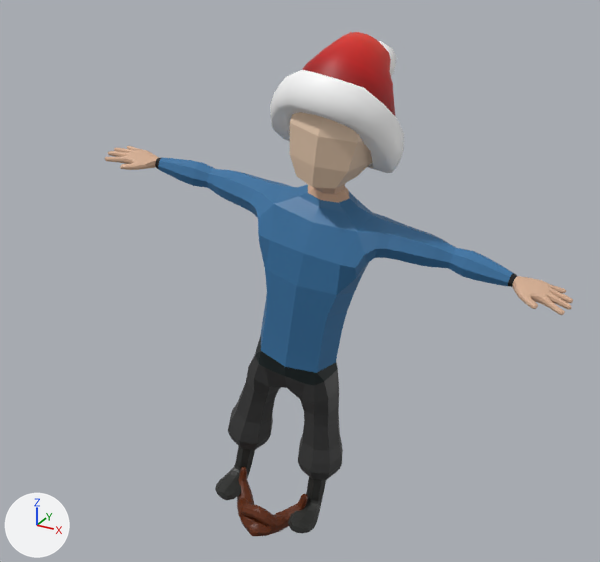
Before and after pictures for a commit that changed the FBX model client/public/Models/NPC_2_1.fbx.
Camera for both pictures: a camera (50 mm lens) standing at (3.39, -5.13, 7.63) and looking at (0.53, 0.06, 5.03). The axes (+X, +Y, +Z) are drawn at lower left. The lights are the same throughout. Where no turn or scale is listed for an object, it has been applied to the vertices.

In view in the first picture: 'Beard', 'Character', 'Gorro_navidad'.
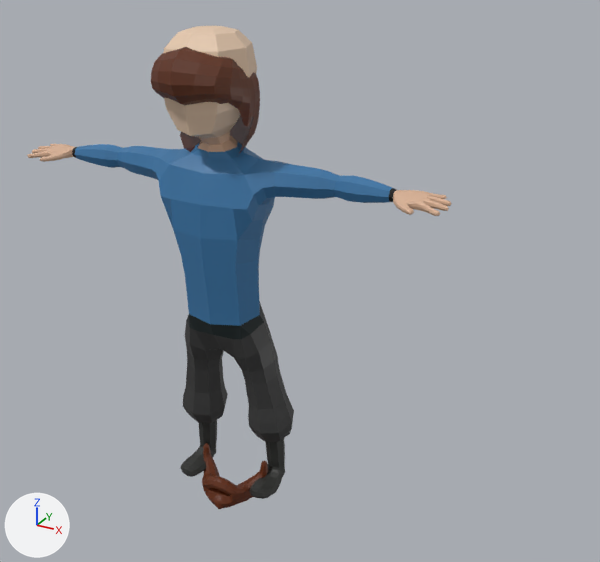
Location of each change, (x1, y1, x2, y2) in pixels of the pictures (600 x 562 px):
'Character', moved, turned
    before: (105, 112, 573, 534)
    after: (27, 26, 451, 499)
'Gorro_navidad', deleted
    before: (270, 32, 404, 173)
'Hair', added (brown)
    after: (151, 47, 260, 154)
'Beard', moved, turned
    before: (237, 467, 308, 536)
    after: (202, 443, 268, 509)

The change, as a list of edits to the scene's bpy script:
```text
Add me_scene_002_1:
    me_scene_002_1.from_pydata(...)  # 243 vertices, 448 faces; spans x -34569120.0..34569120.0, y -51544080.0..37189984.0, z 279579584.0..366591936.0
    me_scene_002_1.materials.append(mat_character)  # picture img_characters_map_png
Change ob_character:
    ob_character.location: (0.323, -0.015, 3.0) -> (-0.018, -0.036, 3.174)
    ob_character.rotation_euler: (-3.089, 0.182, 0.0896) -> (-3.108, -0.0126, 0.0331)  # degrees (-177, 10, 5.1) -> degrees (-178, -0.7, 1.9)
Remove ob_gorro_navidad:
    ob_gorro_navidad = bpy.data.objects.new('Gorro_navidad', me_scene)
    ob_gorro_navidad.location = (0.969, -0.206, 6.374)
Change ob_beard:
    ob_beard.location: (0.323, -0.015, 3.0) -> (-0.018, -0.036, 3.174)
    ob_beard.rotation_euler: (0.0535, 0.182, 0.0896) -> (0.0342, -0.0126, 0.0331)  # degrees (3.1, 10, 5.1) -> degrees (2, -0.7, 1.9)
Add ob_hair:
    ob_hair = bpy.data.objects.new('Hair', me_scene_002_1)
    ob_hair.location = (-0.018, -0.036, 3.174)
    ob_hair.rotation_euler = (0.0342, -0.0126, 0.0331)  # degrees (2, -0.7, 1.9)
    ob_hair.scale = (0.0, 0.0, 0.0)
```
